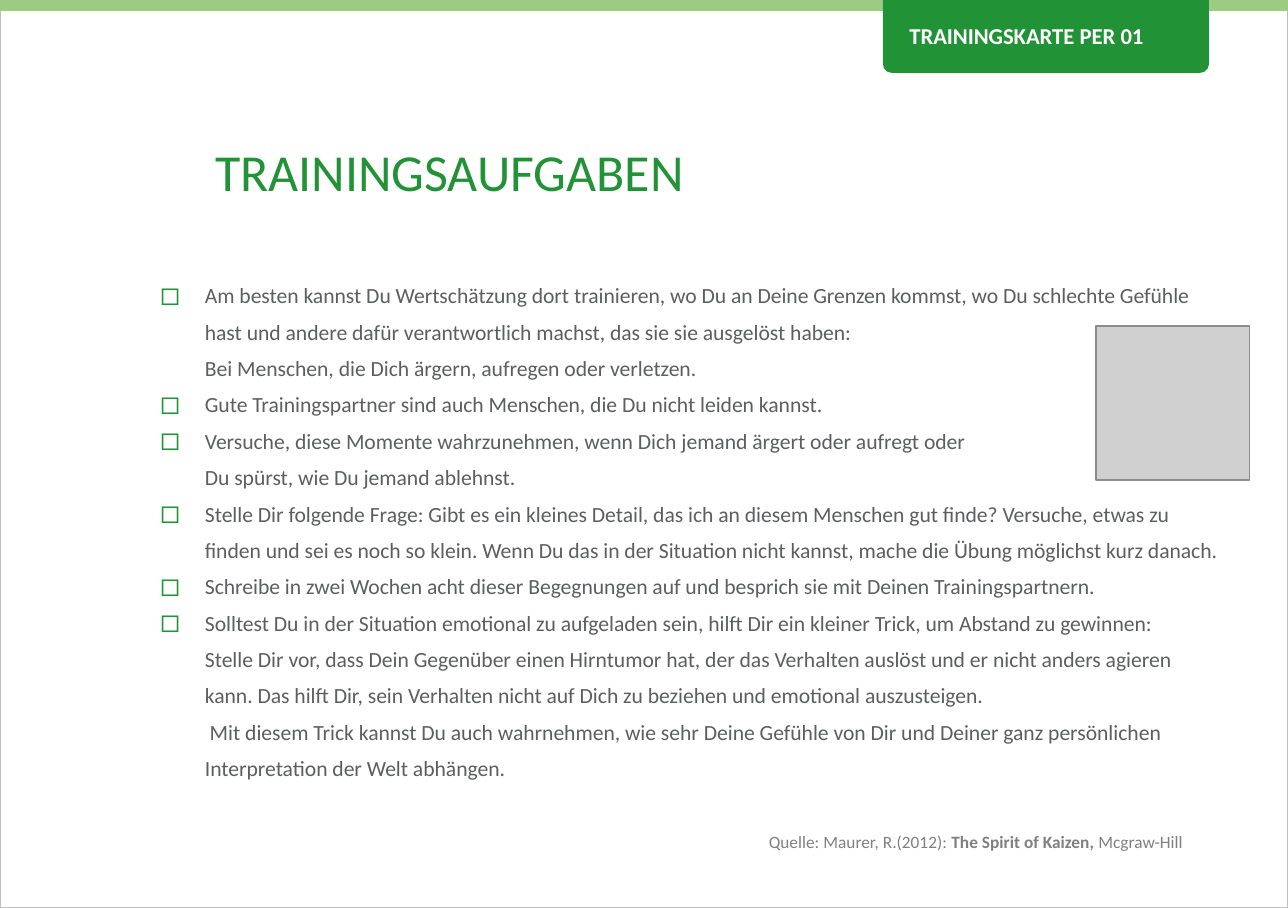
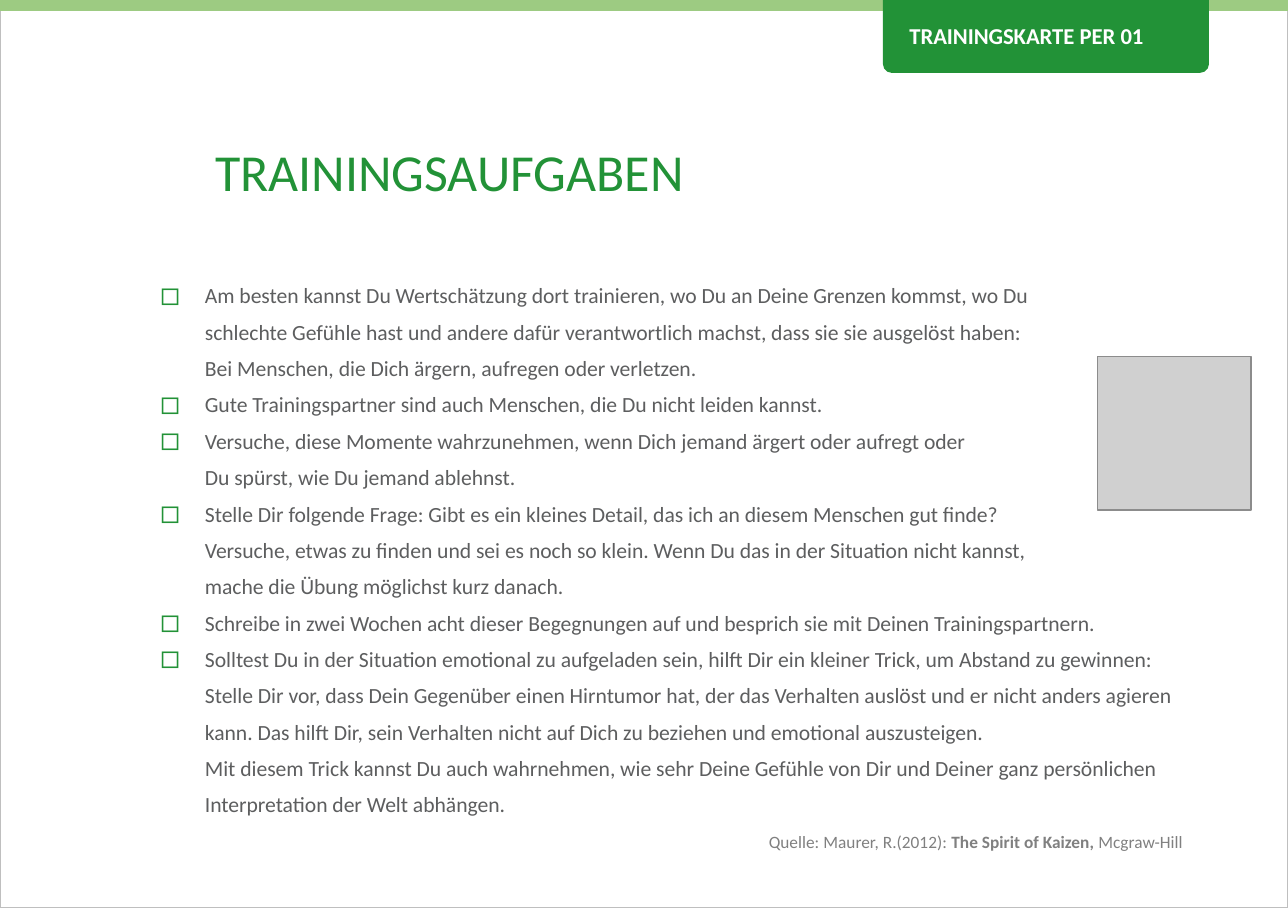
Before and after one commit to Teamtool/training-materials, a slide deck: slide 2 of emotional erwachsen/Perception (PER)/ger/apprentice/ger_PER_01_Wertschaetzung_EE_A.pptx. Drawn at 1288x908 pixels with LibreOffice and Linux fonts; fonts in the diff are those of the drawing; grey boxes stand for pictures; background and template pictures are left out. Boxes give left, top, right and bottom in pixels: in the first picture for what was removed or moved away, otherwise in the second. Text is boxed around its words. In the diff, an @@ line names an element or a change of style, - is before the commit and + after.

```diff
--- a/emotional erwachsen/Perception (PER)/ger/apprentice/ger_PER_01_Wertschaetzung_EE_A.pptx
+++ b/emotional erwachsen/Perception (PER)/ger/apprentice/ger_PER_01_Wertschaetzung_EE_A.pptx
@@ text at bbox=[205, 288, 1028, 380]: text changed @@
-◻ Am besten kannst Du Wertschätzung dort trainieren, wo Du an Deine Grenzen kommst, wo Du schlechte Gefühle hast und andere dafür verantwortlich machst, das sie sie ausgelöst haben:
-  Bei Menschen, die Dich ärgern, aufregen oder verletzen.
+◻ Am besten kannst Du Wertschätzung dort trainieren, wo Du an Deine Grenzen kommst, wo Du
+  schlechte Gefühle hast und andere dafür verantwortlich machst, dass sie sie ausgelöst haben:
+  Bei Menschen, die Dich ärgern, aufregen oder verletzen.
@@ picture: place and size @@
-picture at bbox=[1096, 326, 1251, 480]
+picture at bbox=[1098, 357, 1252, 511]
```
Also in this commit, not shown: 1 other slide changed, 1 other file.
